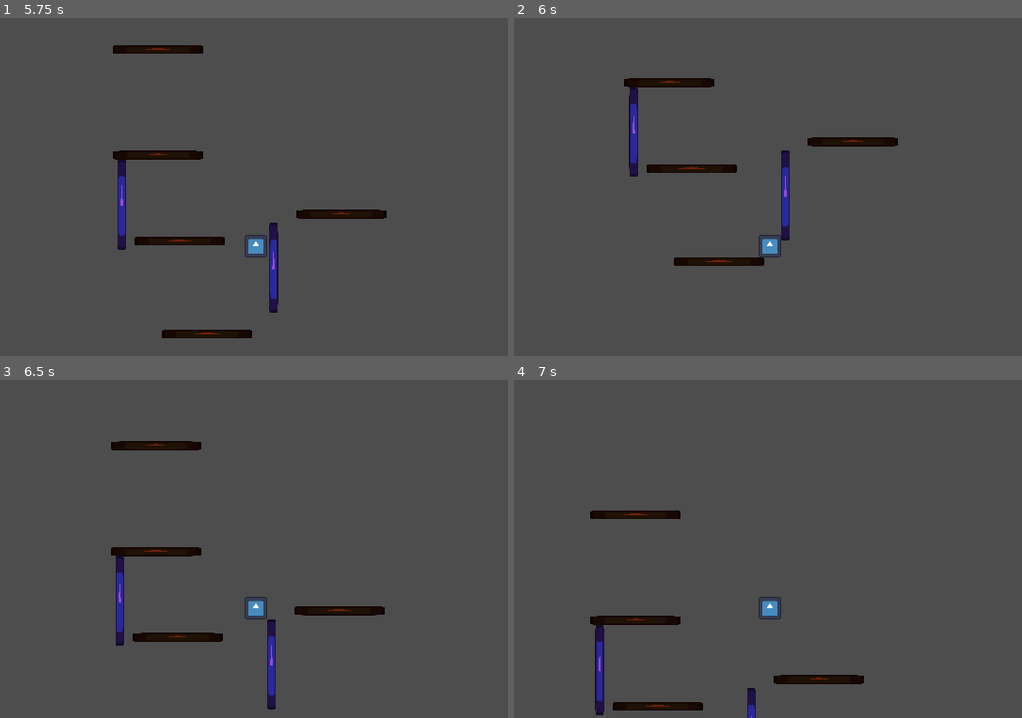
Above: before the commit, frames 1-4 (two rows, left to right).
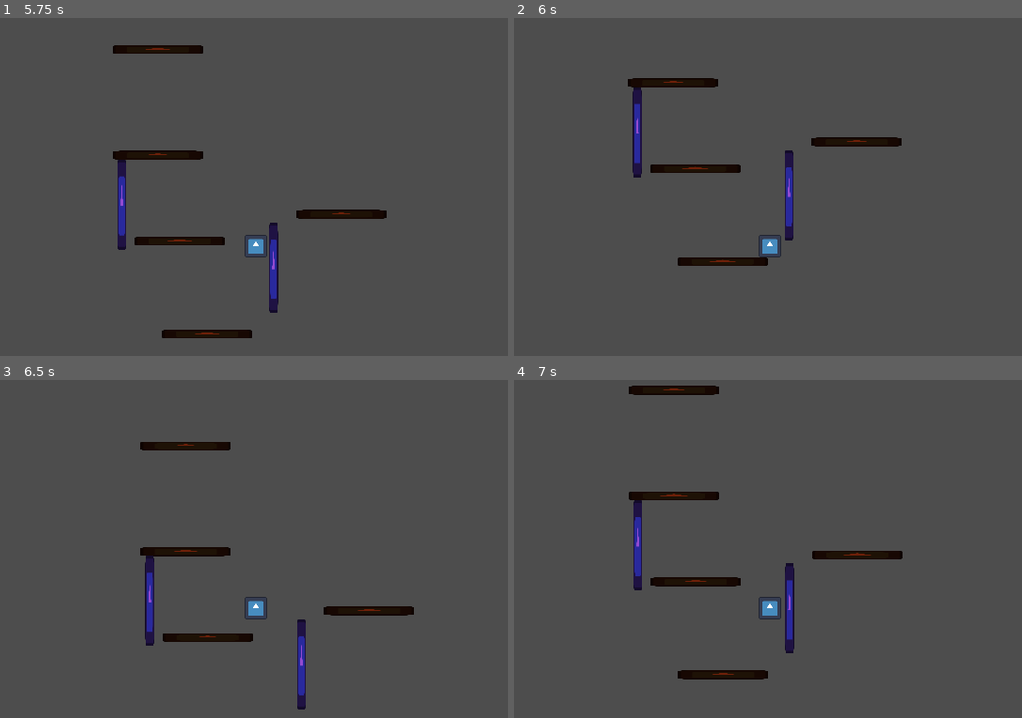
Above: after the commit, the same moments.

Repository: Paraross/tower-rush
Game: Godot game, scene res://main.tscn
Two runs of this game, one before a commit and one after it. Both use one fixed random seed, a clock stepped at 60 frames per second and the inputs below. The engine's default icon, where the game draws it, is replaced by a stand-in: a white triangle on a blue panel in a dark square.
Inputs:
- Up to frame 1 (5.75 s): tap Enter at 0.5 s; hold D (move_right) 0.53-2.03 s; tap Space (jump) at 0.77, 1.52, 3.02, 3.77, 4.52 s; hold A (move_left) 2.03-4.28 s; hold D (move_right) from 4.28 s (still down)
- Up to frame 2 (6 s): keep holding D (move_right)
- Up to frame 3 (6.5 s): keep holding D (move_right); tap Space (jump) at 6.02 s
- Up to frame 4 (7 s): keep holding D (move_right); tap Space (jump) at 6.77 s

Frame 1 is identical in both runs. In frame 2, 1.2% of the frame differs, in the area x 21-77%, y 17-74%; in frame 3, 3.2%; in frame 4, 5.7%, in the area x 15-77%, y 1-100%.

Commit message:
Make player bounce off walls

Diff:
--- a/player.gd
+++ b/player.gd
@@ -9,20 +9,27 @@
 
 var target_velocity: Vector2 = Vector2.ZERO
 var reach_count: int = 0
+var override_horizontal_velocity: bool = false
 
 @onready var reach_height: float = position.y - 150.0
+@onready var velocity_override_timer: Timer = $VelocityOverrideTimer
 
 func _process(delta: float) -> void:
+	var on_floor := is_on_floor()
+
 	var direction := Vector2.ZERO
+
+	if on_floor:
+		override_horizontal_velocity = false
 
 	if Input.is_action_pressed("move_left"):
 		direction.x -= 1.0
 	if Input.is_action_pressed("move_right"):
 		direction.x += 1.0
+	if not override_horizontal_velocity:
+		target_velocity.x = direction.x * horizontal_move_speed
 
-	target_velocity.x = direction.x * horizontal_move_speed
-
-	if not is_on_floor():
+	if not on_floor:
 		target_velocity.y += gravity_acceleration * delta
 	else:
 		target_velocity.y = 0.0
@@ -30,11 +37,15 @@
 	if can_jump() and Input.is_action_pressed("jump"):
 		jump()
 
-	#var collision := get_last_slide_collision()
-	#if collision != null:
-		#var collider: CollisionObject2D = collision.get_collider()
-		#if collider.collision_layer == 4: # wall
-			#target_velocity.x *= -2.0
+	var collision := get_last_slide_collision()
+	if collision != null:
+		var collider: CollisionObject2D = collision.get_collider()
+		var collider_is_wall := collider.collision_layer == 4
+		if collider_is_wall and not on_floor and target_velocity.x != 0.0:
+			#print("wall hit : %s" % target_velocity)
+			override_horizontal_velocity = true
+			velocity_override_timer.start()
+			target_velocity.x *= -1.0
 
 	velocity = target_velocity
 	move_and_slide()
@@ -60,3 +71,7 @@
 func jump() -> void:
 	#print("jump")
 	target_velocity.y = -jump_impulse
+
+
+func _on_velocity_override_timer_timeout() -> void:
+	override_horizontal_velocity = false
--- a/player.tscn
+++ b/player.tscn
@@ -22,3 +22,9 @@
 [node name="Camera2D" type="Camera2D" parent="."]
 position = Vector2(0, -100)
 zoom = Vector2(0.75, 0.75)
+
+[node name="VelocityOverrideTimer" type="Timer" parent="."]
+wait_time = 0.5
+one_shot = true
+
+[connection signal="timeout" from="VelocityOverrideTimer" to="." method="_on_velocity_override_timer_timeout"]
